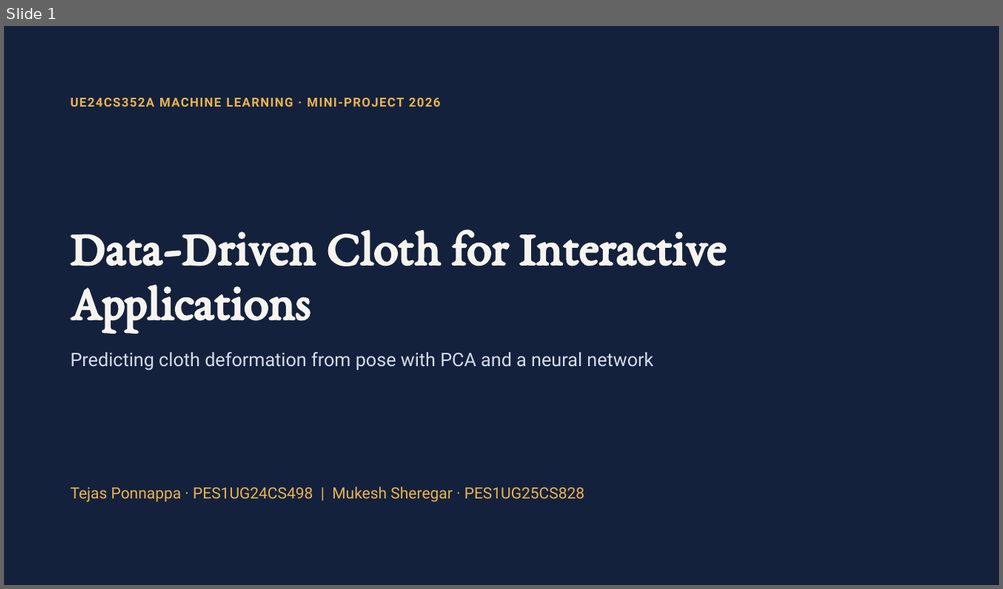
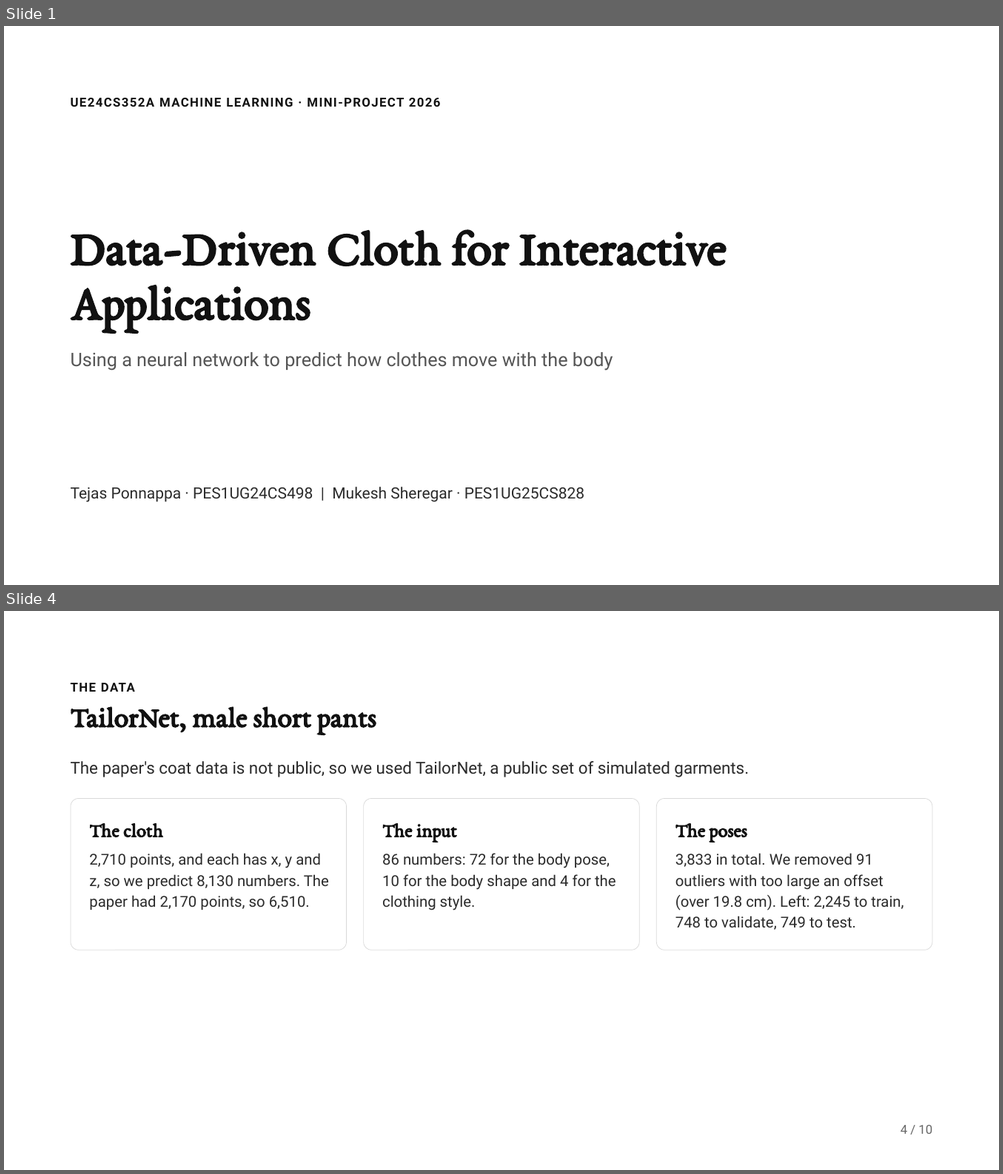
Before and after one commit to TejasPonnappa/data-driven-cloth-ml, a slide deck: docs/Data-Driven Cloth ML Mini-Project.pptx. Shown one above the other, each under a label of ours: slide 1 before the commit, slides 1 and 4 after it; the slides between them are not shown. The pictures are 1003x589 and 1003x1174 pixels, drawn with LibreOffice and Linux fonts; fonts in the diff are those of the drawing. Boxes give left, top, right and bottom in pixels: in the first picture for what was removed or moved away, otherwise in the second. Text is boxed around its words. In the diff, an @@ line names an element or a change of style, - is before the commit and + after.

```diff
--- a/docs/Data-Driven Cloth ML Mini-Project.pptx
+++ b/docs/Data-Driven Cloth ML Mini-Project.pptx
@@ slide 4 added at (4, 611, 999, 1170), background #FFFFFF @@
@@ text added at (71, 683, 135, 692), 12 pt, text #111111, bold @@
+THE DATA
@@ title added at (71, 706, 376, 735), 28 pt, text #111111, bold @@
+TailorNet, male short pants
@@ text added at (71, 761, 748, 777), 16 pt, text #2B2B2B @@
+The paper's coat data is not public, so we used TailorNet, a public set of simulated garments.
@@ rounded rectangle added at (71, 798, 347, 950), fill #FFFFFF, outline #D9D9D9 0.5 pt @@
@@ rounded rectangle added at (364, 798, 640, 950), fill #FFFFFF, outline #D9D9D9 0.5 pt @@
@@ rounded rectangle added at (656, 798, 932, 950), fill #FFFFFF, outline #D9D9D9 0.5 pt @@
@@ text added at (89, 823, 163, 837), 19 pt, text #111111, bold @@
+The cloth
@@ text added at (382, 823, 457, 842), 19 pt, text #111111, bold @@
+The input
@@ text added at (675, 823, 747, 842), 19 pt, text #111111, bold @@
+The poses
@@ text added at (89, 853, 329, 910), 14.5 pt, text #2B2B2B @@
+2,710 points, and each has x, y and z, so we predict 8,130 numbers. The paper had 2,170 points, so 6,510.
@@ text added at (382, 853, 616, 911), 14.5 pt, text #2B2B2B @@
+86 numbers: 72 for the body pose, 10 for the body shape and 4 for the clothing style.
@@ text added at (675, 853, 903, 930), 14.5 pt, text #2B2B2B @@
+3,833 in total. We removed 91 outliers with too large an offset (over 19.8 cm). Left: 2,245 to train, 748 to validate, 749 to test.
@@ text added at (900, 1125, 932, 1134), 12 pt, text #666666 @@
+4 / 10
@@ slide 1 changed as well @@
@@ background #14213D to #FFFFFF @@
@@ text "UE24CS352A MACHINE LEARNING · MINI-PROJECT ..." at (71, 98, 441, 107): text colour #E9B44C to #111111 @@
@@ title "Data-Driven Cloth for Interactive Applications" at (71, 230, 726, 332): text colour #F6F4EE to #111111 @@
@@ text at (71, 352, 613, 371): text changed; text colour #D5DCE8 to #555555 @@
-Predicting cloth deformation from pose with PCA and a neural network
+Using a neural network to predict how clothes move with the body
@@ text "Tejas Ponnappa · PES1UG24CS498 | ..." at (71, 487, 584, 503): text colour #E9B44C to #2B2B2B @@
```
Also in this commit, not shown: 1 other slide changed, 7 other slides added, 11 slides removed.
